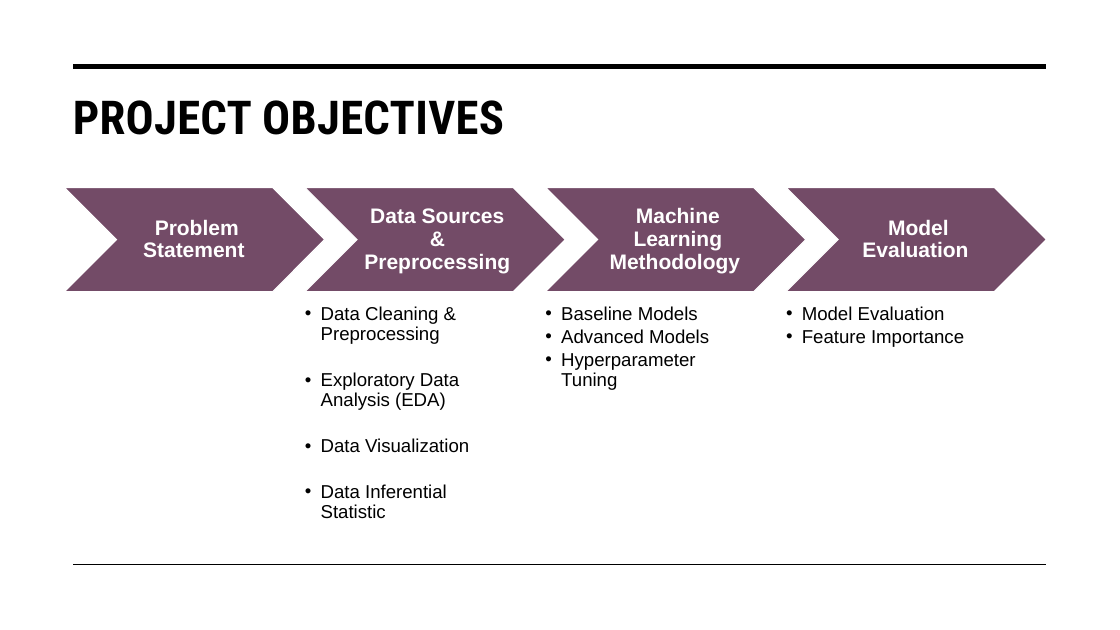
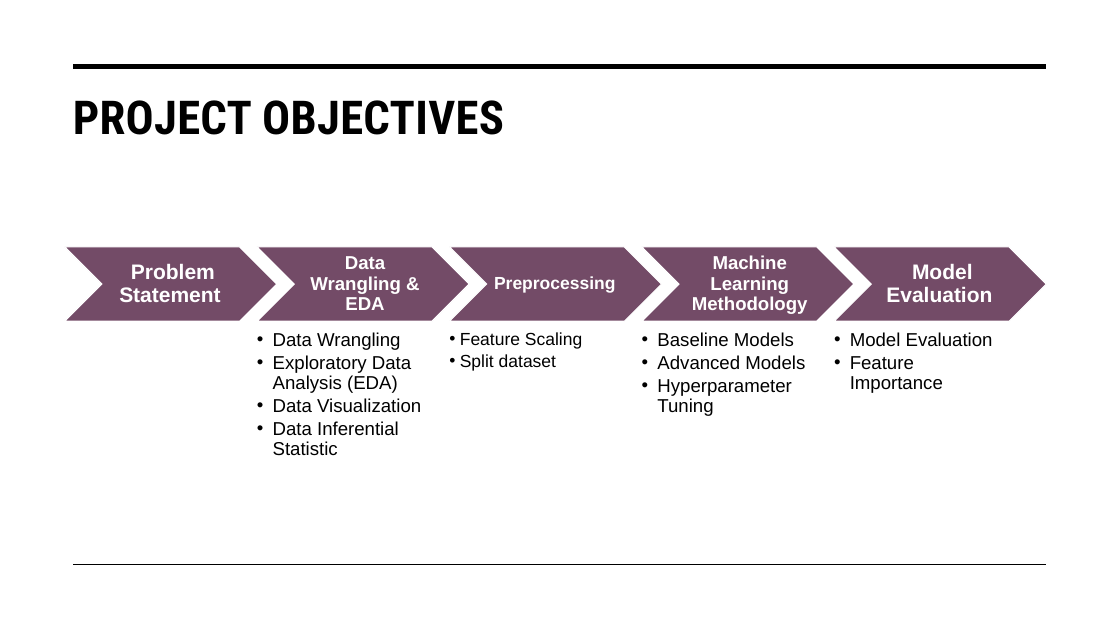
Before and after one commit to wenshanliu653/Springboard_Capstone, a slide deck: slide 2 of Report/Presentation1.pptx. Drawn at 1120x630 pixels with LibreOffice and Linux fonts; fonts in the diff are those of the drawing. Boxes give left, top, right and bottom in pixels: in the first picture for what was removed or moved away, otherwise in the second. Text is boxed around its words. In the diff, an @@ line names an element or a change of style, - is before the commit and + after.

```diff
--- a/Report/Presentation1.pptx
+++ b/Report/Presentation1.pptx
@@ chevron: place and size @@
-chevron at (65,187,325,292)
+chevron at (65,247,277,322)
@@ text "Problem Statement": place and size @@
-text "Problem Statement" at (143,220,244,257)
+text "Problem Statement" at (119,264,220,302)
@@ chevron: place and size @@
-chevron at (305,187,565,292)
+chevron at (257,247,470,322)
@@ text added at (310,256,401,310), 16 pt, text #FFFFFF, bold @@
+Data Wrangling & EDA
@@ chevron added at (450,247,662,322), fill #734B67, outline #FFFFFF 1 pt @@
@@ chevron: place and size @@
-chevron at (545,187,806,292)
+chevron at (642,247,854,322)
@@ text "Machine Learning Methodology": place and size @@
-text "Machine Learning Methodology" at (610,208,740,273)
+text "Machine Learning Methodology" at (692,255,808,314)
@@ text "Machine Learning Methodology" at (692,255,808,314): size 18 to 16 pt @@
@@ chevron: place and size @@
-chevron at (786,187,1047,292)
+chevron at (834,247,1047,322)
@@ text "Model Evaluation": place and size @@
-text "Model Evaluation" at (862,220,968,257)
+text "Model Evaluation" at (886,264,992,302)
@@ text at (494,276,615,293): text changed; size 18 to 15 pt @@
-Data Sources & Preprocessing
+Preprocessing
@@ text "Data Wrangling": place and size @@
-text "Data Wrangling" at (321,306,469,519)
+text "Data Wrangling" at (273,332,421,456)
@@ text at (273,332,400,350): text changed @@
-  • Data Cleaning & Preprocessing
+  • Data Wrangling
@@ text added at (460,332,582,371), 15 pt, text #000000 @@
+  • Feature Scaling
+  • Split dataset
@@ text "Baseline Models": place and size @@
-text "Baseline Models" at (561,306,709,390)
+text "Baseline Models" at (657,332,805,416)
@@ text "Model Evaluation" rewrapped from (802,306,964,347) to (850,332,993,393) @@
```
Also in this commit, not shown: 5 other slides changed, 1 slide added, 4 other files.
